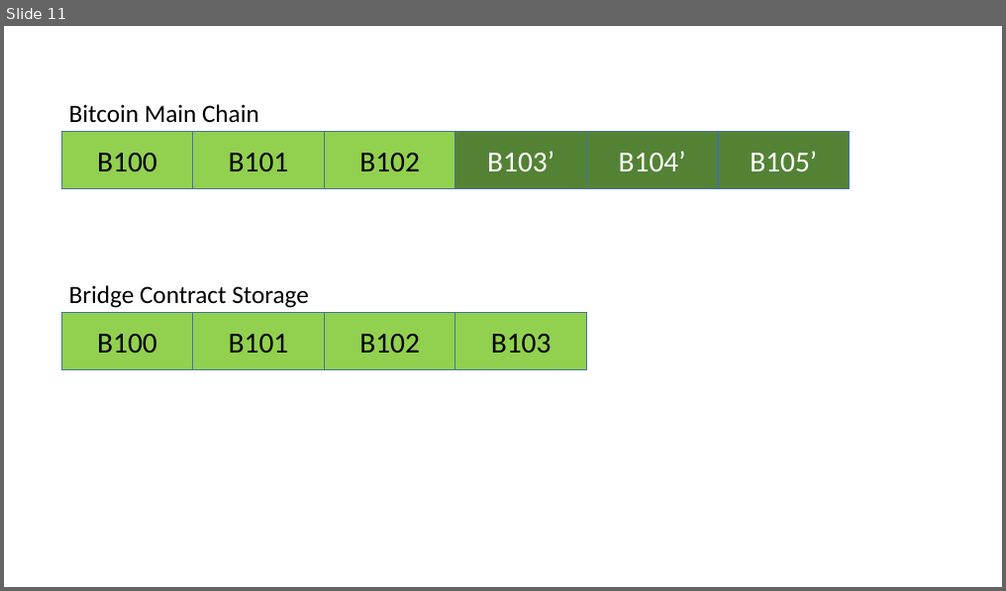
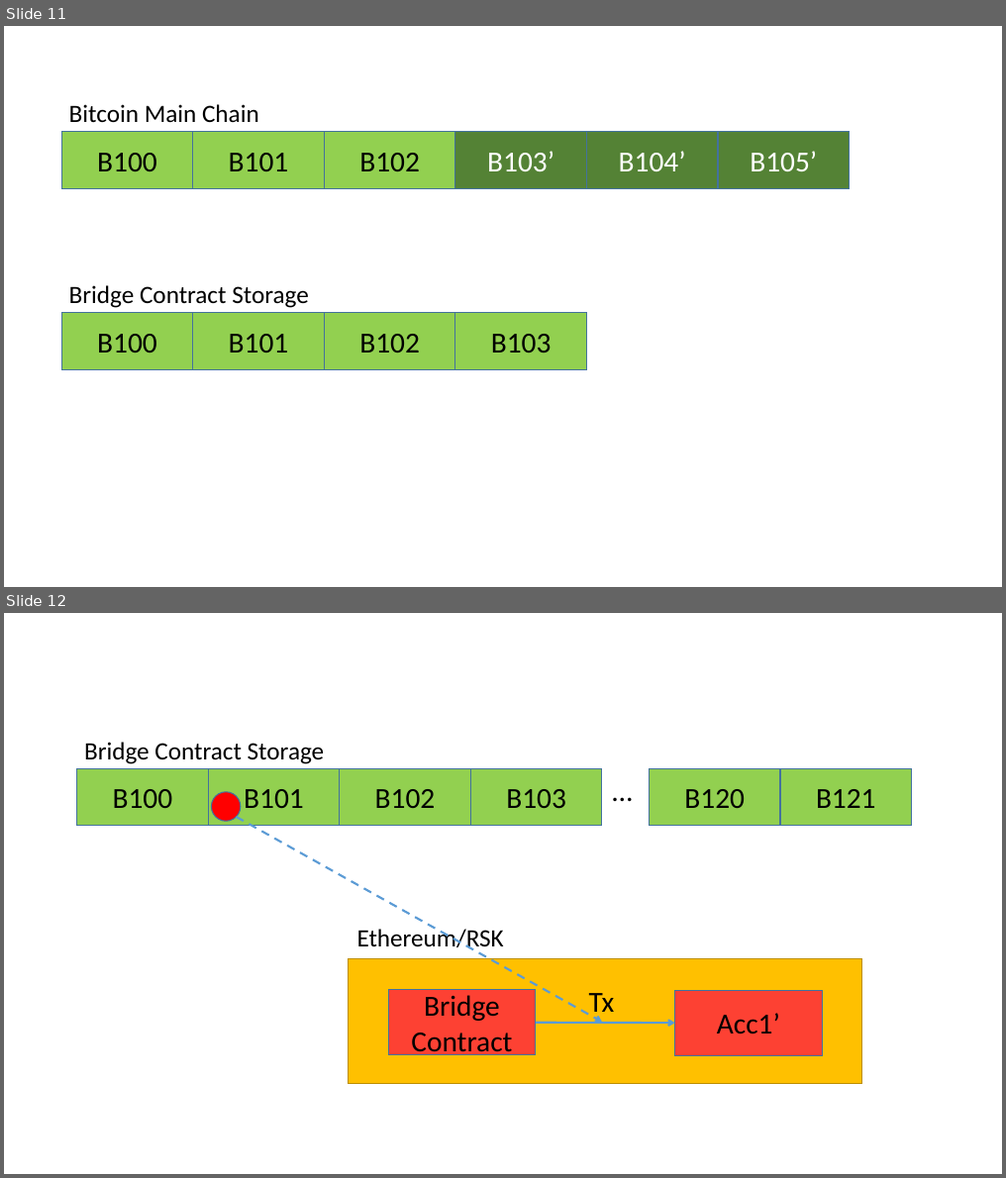
Before and after one commit to ajlopez/Talks, a slide deck: ConnBlockchains/images/BlockchainImages.pptx. Shown one above the other, each under a label of ours: slide 11 before the commit, slides 11 and 12 after it. The pictures are 1006x591 and 1006x1178 pixels, drawn with LibreOffice and Linux fonts; fonts in the diff are those of the drawing. Boxes give left, top, right and bottom in pixels: in the first picture for what was removed or moved away, otherwise in the second. Text is boxed around its words. In the diff, an @@ line names an element or a change of style, - is before the commit and + after.

Commit message:
New images, slides

```diff
--- a/ConnBlockchains/images/BlockchainImages.pptx
+++ b/ConnBlockchains/images/BlockchainImages.pptx
@@ slide 12 added at (4,613,1002,1174), background #FFFFFF @@
@@ text added at (84,742,325,764), 24 pt, text #000000 @@
+Bridge Contract Storage
@@ rectangle added at (76,768,208,826), fill #92D050, outline #43739E 1 pt, 28 pt, text #000000 @@
+B100
@@ rectangle added at (208,768,340,826), fill #92D050, outline #43739E 1 pt, 28 pt, text #000000 @@
+B101
@@ rectangle added at (340,768,470,826), fill #92D050, outline #43739E 1 pt, 28 pt, text #000000 @@
+B102
@@ rectangle added at (470,768,601,826), fill #92D050, outline #43739E 1 pt, 28 pt, text #000000 @@
+B103
@@ text added at (605,768,641,811), 28 pt, text #000000 @@
+…
@@ rectangle added at (649,768,780,826), fill #92D050, outline #43739E 1 pt, 28 pt, text #000000 @@
+B120
@@ rectangle added at (780,768,912,826), fill #92D050, outline #43739E 1 pt, 28 pt, text #000000 @@
+B121
@@ ellipse added at (211,792,241,821), fill #FF0000, outline #43739E 1 pt @@
@@ arrow added from (236, 817) to (602, 1022), #5B9BD5 2 pt dashed @@
@@ text added at (357,927,504,954), 24 pt, text #000000 @@
+Ethereum/RSK
@@ rectangle added at (349,959,861,1084), fill #FFC000, outline #BD8E00 1 pt @@
@@ rectangle added at (388,990,536,1056), fill #FD4133, outline #43739E 1 pt, 28 pt, text #000000 @@
+Bridge Contract
@@ text added at (589,993,615,1019), 28 pt, text #000000 @@
+Tx
@@ rectangle added at (675,990,823,1056), fill #FD4133, outline #43739E 1 pt, 28 pt, text #000000 @@
+Acc1’
@@ arrow added from (536, 1023) to (675, 1023), #5B9BD5 2 pt @@
```
Also in this commit, not shown: 4 other files.
